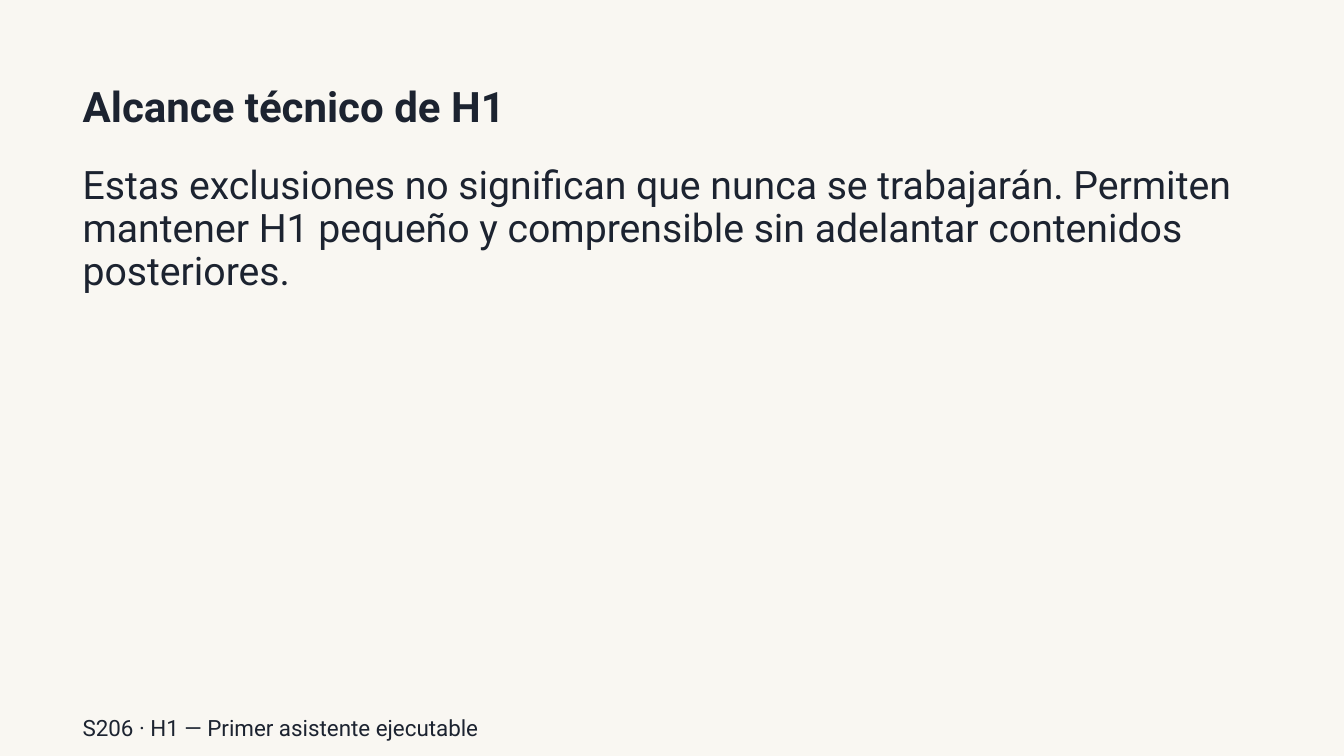
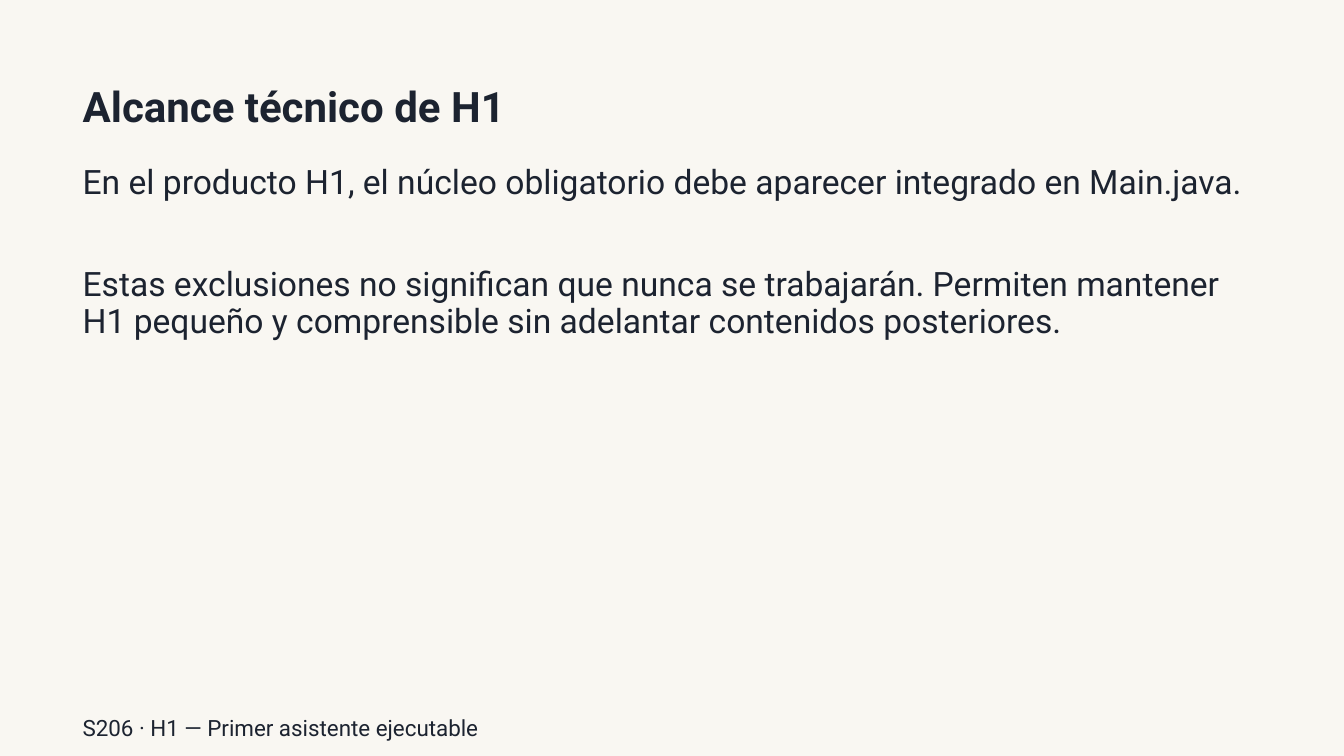
Before and after one commit to llombardero/curso-26-27, a slide deck: slide 7 of 02-PROFESORADO/03-PRESENTACIONES/POR-SESION/h1/S206-presentar-h1-y-delimitar-alcance-presentacion.pptx (slide 6 before the commit). Drawn at 1344x756 pixels with LibreOffice and Linux fonts; fonts in the diff are those of the drawing. Boxes give left, top, right and bottom in pixels: in the first picture for what was removed or moved away, otherwise in the second. Text is boxed around its words. In the diff, an @@ line names an element or a change of style, - is before the commit and + after.

```diff
--- a/02-PROFESORADO/03-PRESENTACIONES/POR-SESION/h1/S206-presentar-h1-y-delimitar-alcance-presentacion.pptx
+++ b/02-PROFESORADO/03-PRESENTACIONES/POR-SESION/h1/S206-presentar-h1-y-delimitar-alcance-presentacion.pptx
@@ text added at (83,168,1241,201), 24 pt, text #1C2330 @@
+En el producto H1, el núcleo obligatorio debe aparecer integrado en Main.java.
@@ text "Estas exclusiones no significan que ...": place and size @@
-text "Estas exclusiones no significan que ..." at (83,169,1231,293)
+text "Estas exclusiones no significan que ..." at (83,270,1219,340)
@@ text "Estas exclusiones no significan que ..." at (83,270,1219,340): size 28 to 24 pt; line spacing 30.8pt to 26.4pt @@
```
Also in this commit, not shown: 2 other slides changed, 1 slide added, 1 slide removed, 56 other files.
